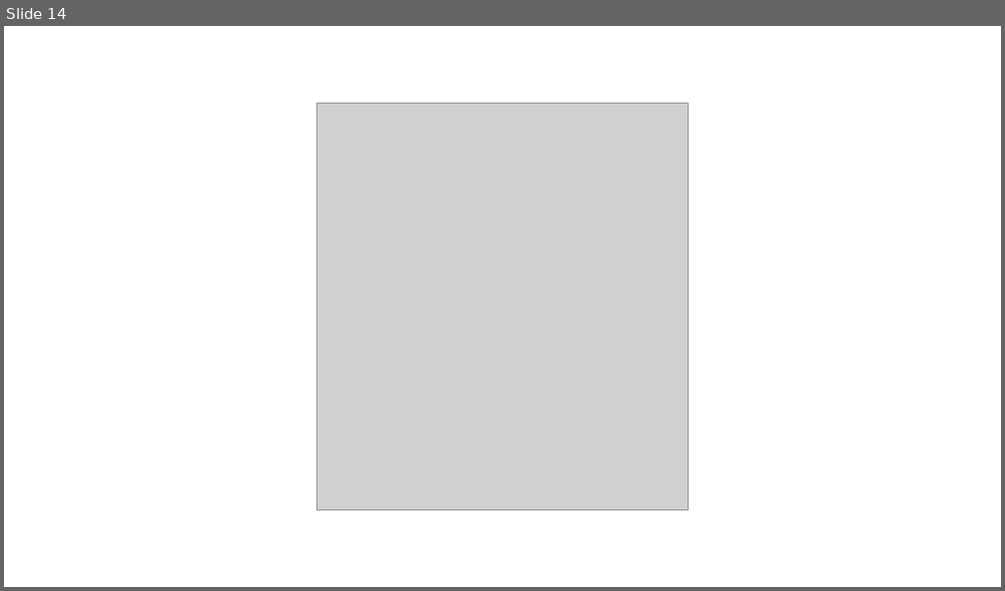
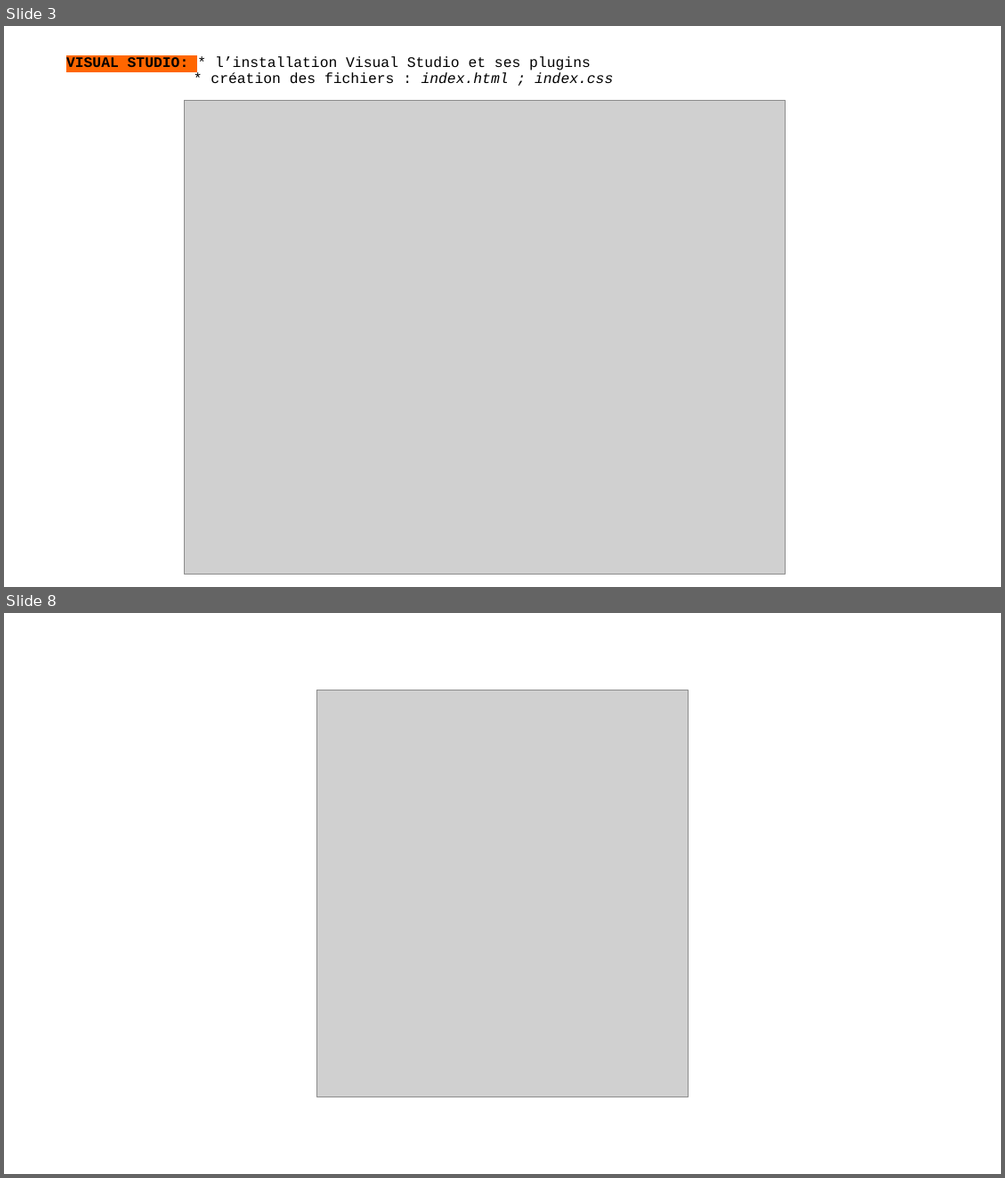
Before and after one commit to SergeMiro/sergiyMirochnyk_2_30032021, a slide deck: PRESENTATION-SergiyMirochnyk-_2_30032021.pptx. Shown one above the other, each under a label of ours: slide 14 before the commit, slides 3 and 8 after it; the slides between them are not shown. The pictures are 1005x591 and 1005x1178 pixels, drawn with LibreOffice and Linux fonts; fonts in the diff are those of the drawing; grey boxes stand for pictures. Boxes give left, top, right and bottom in pixels: in the first picture for what was removed or moved away, otherwise in the second. Text is boxed around its words. In the diff, an @@ line names an element or a change of style, - is before the commit and + after.

```diff
--- a/PRESENTATION-SergiyMirochnyk-_2_30032021.pptx
+++ b/PRESENTATION-SergiyMirochnyk-_2_30032021.pptx
@@ slide 3 added at (4, 26, 1001, 587), background #FFFFFF @@
@@ title added at (66, 56, 613, 84), 14 pt, text #000000 @@
+VISUAL STUDIO: * l’installation Visual Studio et ses plugins
+* création des fichiers : index.html ; index.css
@@ picture added at (184, 101, 785, 574) @@
@@ what was slide 14 is now slide 8 @@
```
Also in this commit, not shown: 1 slide changed, 5 other slides added, 12 slides removed, 3 other files.
